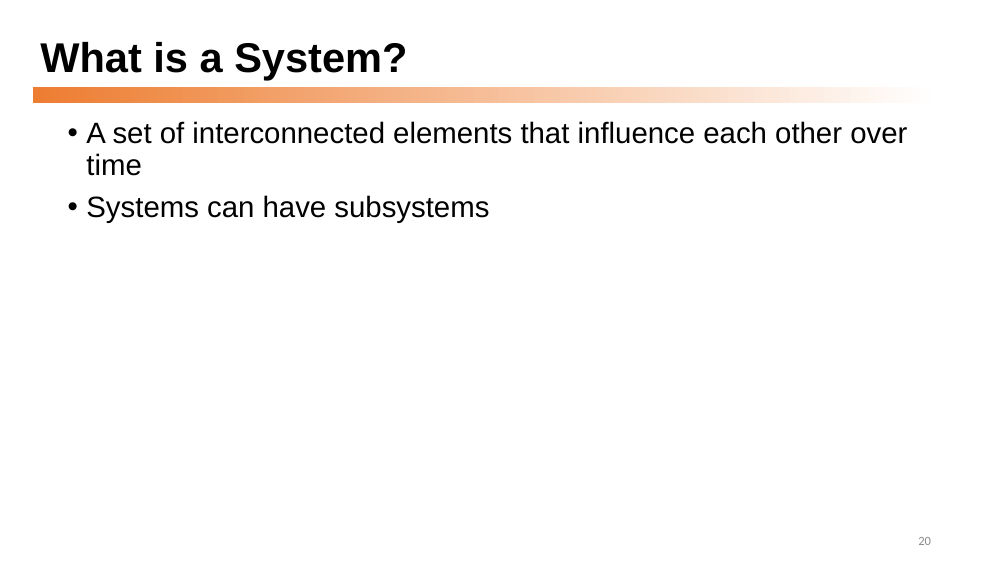
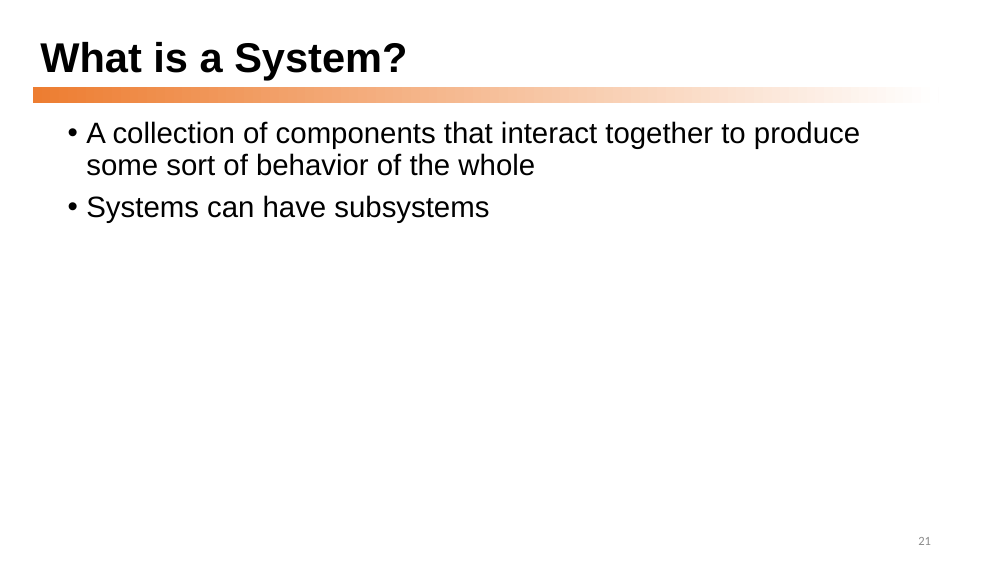
Before and after one commit to dmccreary/graph-systems-thinking, a slide deck: slide 21 of docs/presentations/Graph-Systems-Thinking-Half-Day-Workshop.pptx (slide 20 before the commit). Drawn at 1008x567 pixels with LibreOffice and Linux fonts; fonts in the diff are those of the drawing. Boxes give left, top, right and bottom in pixels: in the first picture for what was removed or moved away, otherwise in the second. Text is boxed around its words. In the diff, an @@ line names an element or a change of style, - is before the commit and + after.

```diff
--- a/docs/presentations/Graph-Systems-Thinking-Half-Day-Workshop.pptx
+++ b/docs/presentations/Graph-Systems-Thinking-Half-Day-Workshop.pptx
@@ text at [86,121,860,176]: text changed @@
-• A set of interconnected elements that influence each other over time
+• A collection of components that interact together to produce some sort of behavior of the whole
@@ page number at [918,537,931,545]: text changed @@
-20
+21
```
Also in this commit, not shown: 2 other slides changed, 2 slides added, 6 other files.
